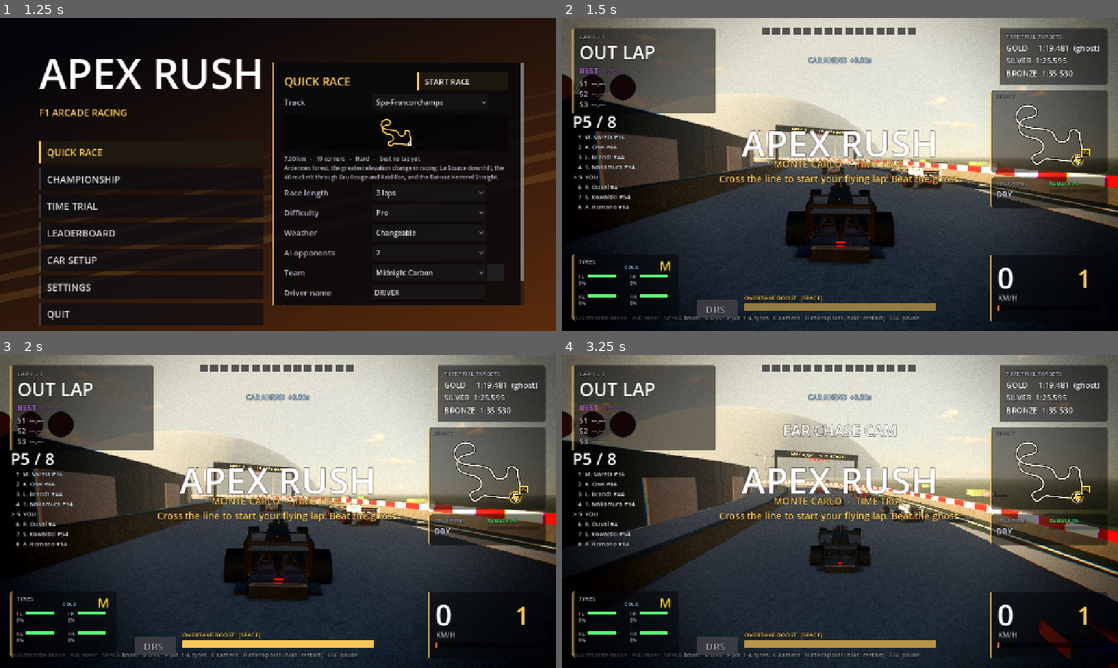
Above: before the commit, frames 1-4 (two rows, left to right).
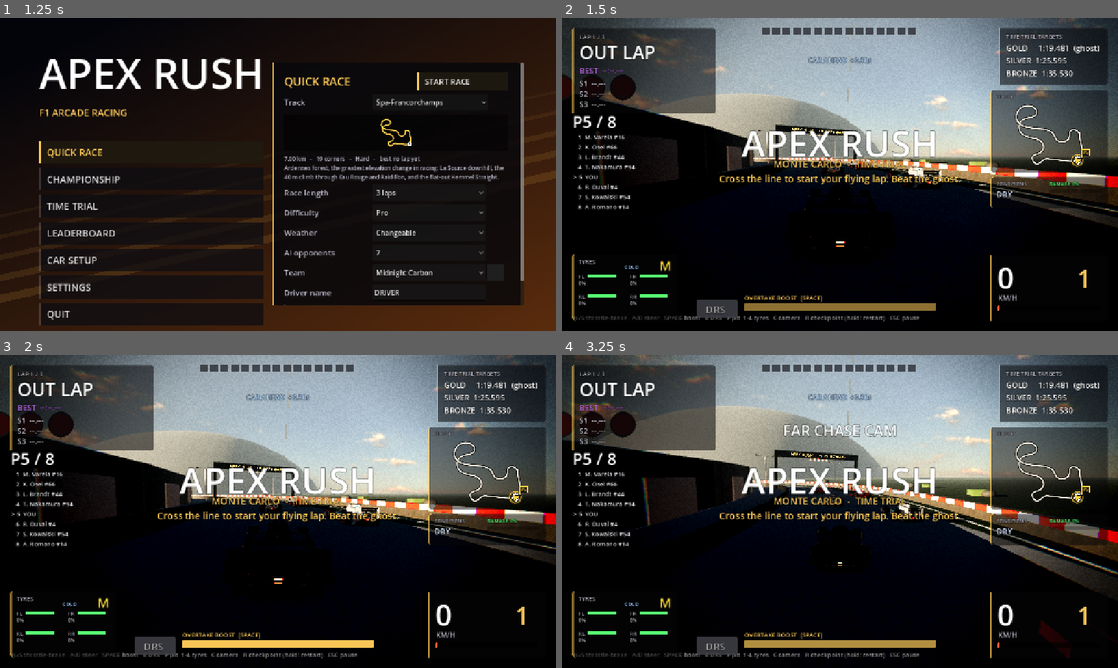
Above: after the commit, the same moments.

Repository: CodeVerse-AI-TS/F1--2026
Game: Godot game, scene res://scenes/menu.tscn
Two runs of this game, one before a commit and one after it. Both use one fixed random seed, a clock stepped at 60 frames per second and the inputs below.
Inputs:
- Up to frame 1 (1.25 s): click "QUICK RACE" at 0.5 s
- Up to frame 2 (1.5 s): click "START RACE" at 1.25 s
- Up to frame 3 (2 s): no input
- Up to frame 4 (3.25 s): hold D (steer_right) 2.03-2.78 s; hold Space (boost) 2.03-2.78 s; tap Enter at 2.75 s; hold S (brake) from 2.78 s (still down); tap C (camera_cycle) at 2.85 s

Frame 1 is identical in both runs. In frame 2, 66% of the frame differs, in the area x 0-100%, y 0-100%; in frame 3, 66%; in frame 4, 66%.

Commit message:
fix(lighting): rebalance sun energy, ACES exposure, and glow threshold to eliminate glare

Diff:
--- a/scripts/game_state.gd
+++ b/scripts/game_state.gd
@@ -215,8 +215,8 @@
 	# Spa: cool Ardennes forest light, deep green and a lot of tree cover.
 	"forest": {
 		"sky_top": Color(0.55, 0.66, 0.82), "ambient": Color(0.48, 0.55, 0.62),
-		"ambient_energy": 0.6, "haze": Color(0.74, 0.80, 0.84), "fog": 0.0014,
-		"sun": Color(1.0, 0.94, 0.84), "sun_energy": 1.6,
+		"ambient_energy": 0.40, "haze": Color(0.74, 0.80, 0.84), "fog": 0.0008,
+		"sun": Color(1.0, 0.94, 0.84), "sun_energy": 1.05,
 		"ground": "grass", "ground_tint": Color(0.30, 0.44, 0.26),
 		"buildings": false, "harbour": false, "hills": true, "lamps": true,
 		"vegetation": 3, "floodlights": false,
@@ -224,8 +224,8 @@
 	# Monza: Royal Park, flat, sunny, dense broadleaf parkland.
 	"park": {
 		"sky_top": Color(0.52, 0.70, 0.92), "ambient": Color(0.62, 0.68, 0.74),
-		"ambient_energy": 0.75, "haze": Color(0.86, 0.88, 0.84), "fog": 0.0008,
-		"sun": Color(1.0, 0.96, 0.86), "sun_energy": 2.0,
+		"ambient_energy": 0.42, "haze": Color(0.86, 0.88, 0.84), "fog": 0.0006,
+		"sun": Color(1.0, 0.96, 0.86), "sun_energy": 1.10,
 		"ground": "grass", "ground_tint": Color(0.36, 0.50, 0.28),
 		"buildings": false, "harbour": false, "hills": false, "lamps": true,
 		"vegetation": 3, "floodlights": false,
@@ -233,8 +233,8 @@
 	# Silverstone: open airfield, huge run-off, big British sky.
 	"airfield": {
 		"sky_top": Color(0.58, 0.68, 0.82), "ambient": Color(0.66, 0.70, 0.76),
-		"ambient_energy": 0.8, "haze": Color(0.88, 0.90, 0.92), "fog": 0.0006,
-		"sun": Color(1.0, 0.97, 0.92), "sun_energy": 1.7,
+		"ambient_energy": 0.40, "haze": Color(0.88, 0.90, 0.92), "fog": 0.0005,
+		"sun": Color(1.0, 0.97, 0.92), "sun_energy": 1.05,
 		"ground": "grass", "ground_tint": Color(0.40, 0.52, 0.30),
 		"buildings": false, "harbour": false, "hills": false, "lamps": true,
 		"vegetation": 1, "floodlights": false,
@@ -243,8 +243,8 @@
 	# A street circuit has no grass and no trees, so both stay off.
 	"street": {
 		"sky_top": Color(0.60, 0.73, 0.90), "ambient": Color(0.68, 0.68, 0.68),
-		"ambient_energy": 0.90, "haze": Color(0.89, 0.87, 0.81), "fog": 0.0010,
-		"sun": Color(1.0, 0.93, 0.80), "sun_energy": 2.0,
+		"ambient_energy": 0.45, "haze": Color(0.89, 0.87, 0.81), "fog": 0.0007,
+		"sun": Color(1.0, 0.93, 0.80), "sun_energy": 1.15,
 		"ground": "cobblestone", "ground_tint": Color(0.80, 0.76, 0.68),
 		"buildings": true, "harbour": false, "hills": true, "lamps": true,
 		"vegetation": 0, "floodlights": false,
@@ -252,8 +252,8 @@
 	# Suzuka: night grandstand, floodlights, cool colour temperature.
 	"grandstand": {
 		"sky_top": Color(0.03, 0.05, 0.11), "ambient": Color(0.16, 0.20, 0.32),
-		"ambient_energy": 0.45, "haze": Color(0.12, 0.16, 0.26), "fog": 0.0020,
-		"sun": Color(0.60, 0.74, 1.0), "sun_energy": 0.35,
+		"ambient_energy": 0.30, "haze": Color(0.12, 0.16, 0.26), "fog": 0.0014,
+		"sun": Color(0.60, 0.74, 1.0), "sun_energy": 0.25,
 		"ground": "asphalt", "ground_tint": Color(0.30, 0.32, 0.36),
 		"buildings": true, "harbour": false, "hills": true, "lamps": true,
 		"vegetation": 2, "floodlights": true,
--- a/scripts/track.gd
+++ b/scripts/track.gd
@@ -104,10 +104,16 @@
 		env.fog_enabled = true
 		env.fog_light_color = theme["haze"]
 		env.fog_density = float(theme["fog"])
-		env.fog_sky_affect = 0.65
-		if String(data.get("theme", "")) == "night":
-			env.glow_enabled = true
-			env.glow_intensity = 0.55
+		env.fog_sky_affect = 0.35
+		# ACES with a restrained exposure: highlights roll off instead of clipping
+		# to white, so tarmac, kerbs and apexes keep their edge at speed
+		env.tonemap_mode = Environment.TONE_MAPPER_ACES
+		env.tonemap_exposure = 0.85
+		# bloom is reserved for emitters - sparks, brake discs, rain lights and the
+		# tunnel tubes. Sunlight off paint or tarmac must never trigger a full wash.
+		env.glow_enabled = true
+		env.glow_intensity = 0.35
+		env.glow_hdr_threshold = 1.15
 	var sun := look.get_node_or_null("Sun") as DirectionalLight3D
 	if sun:
 		sun.light_color = theme["sun"]
--- a/starter/look-golden-hour/env.tres
+++ b/starter/look-golden-hour/env.tres
@@ -23,16 +23,16 @@
 ambient_light_source = 3
 ambient_light_color = Color(0.65, 0.7, 0.82, 1)
 ambient_light_sky_contribution = 0.8
-ambient_light_energy = 0.75
+ambient_light_energy = 0.45
 reflected_light_source = 2
-tonemap_mode = 2
-tonemap_exposure = 0.95
+tonemap_mode = 3
+tonemap_exposure = 0.85
 ssao_enabled = true
 ssao_radius = 0.8
 ssao_intensity = 1.5
 glow_enabled = true
-glow_intensity = 0.6
-glow_hdr_threshold = 0.85
+glow_intensity = 0.35
+glow_hdr_threshold = 1.15
 fog_enabled = true
 fog_light_color = Color(0.9, 0.6, 0.38, 1)
 fog_sun_scatter = 0.3
--- a/starter/post-film-grade/grade_warm.tres
+++ b/starter/post-film-grade/grade_warm.tres
@@ -5,10 +5,10 @@
 [resource]
 render_priority = -128
 shader = ExtResource("1_sh")
-shader_parameter/temperature = 0.3
-shader_parameter/contrast = 1.12
-shader_parameter/saturation = 1.1
-shader_parameter/split_amount = 0.3
+shader_parameter/temperature = 0.18
+shader_parameter/contrast = 1.16
+shader_parameter/saturation = 1.06
+shader_parameter/split_amount = 0.18
 shader_parameter/vignette = 0.35
 shader_parameter/grain = 0.035
 shader_parameter/chromatic = 0.003
